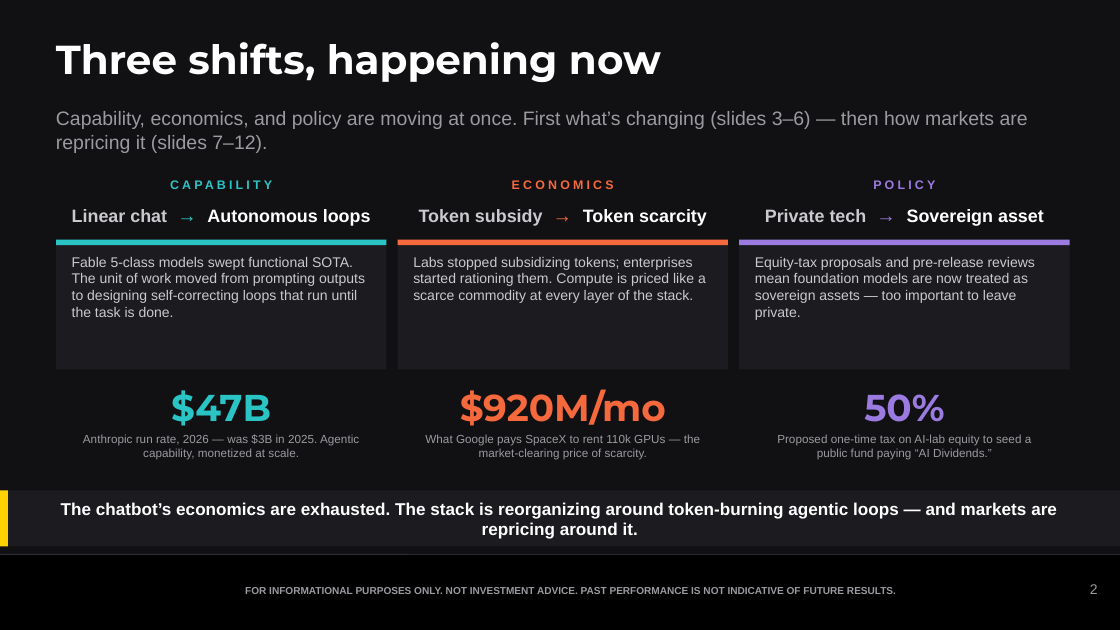
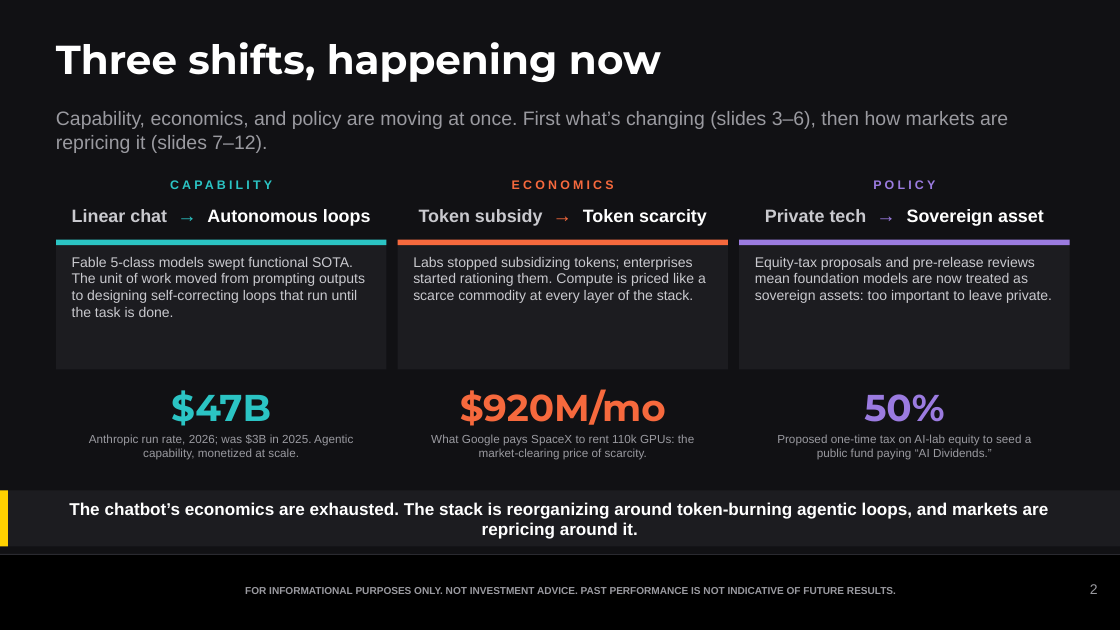
Before and after one commit to samuelcmcclellan-cell/ai-markets-deck, a slide deck: slide 2 of ai-markets-deck.pptx. Drawn at 1120x630 pixels with LibreOffice and Linux fonts; fonts in the diff are those of the drawing. Boxes give left, top, right and bottom in pixels: in the first picture for what was removed or moved away, otherwise in the second. Text is boxed around its words. In the diff, an @@ line names an element or a change of style, - is before the commit and + after.

```diff
--- a/ai-markets-deck.pptx
+++ b/ai-markets-deck.pptx
@@ text at (56,111,1008,153): text changed @@
-Capability, economics, and policy are moving at once. First what’s changing (slides 3–6) — then how markets are repricing it (slides 7–12).
+Capability, economics, and policy are moving at once. First what’s changing (slides 3–6), then how markets are repricing it (slides 7–12).
@@ text at (755,257,1052,303): text changed @@
-Equity-tax proposals and pre-release reviews mean foundation models are now treated as sovereign assets — too important to leave private.
+Equity-tax proposals and pre-release reviews mean foundation models are now treated as sovereign assets: too important to leave private.
@@ text at (89,434,353,460): text changed @@
-Anthropic run rate, 2026 — was $3B in 2025. Agentic capability, monetized at scale.
+Anthropic run rate, 2026; was $3B in 2025. Agentic capability, monetized at scale.
@@ text at (431,434,694,460): text changed @@
-What Google pays SpaceX to rent 110k GPUs — the market-clearing price of scarcity.
+What Google pays SpaceX to rent 110k GPUs: the market-clearing price of scarcity.
@@ text at (69,502,1049,539): text changed @@
-The chatbot’s economics are exhausted. The stack is reorganizing around token-burning agentic loops — and markets are repricing around it.
+The chatbot’s economics are exhausted. The stack is reorganizing around token-burning agentic loops, and markets are repricing around it.
```
Also in this commit, not shown: 12 other slides changed, 19 other files.
